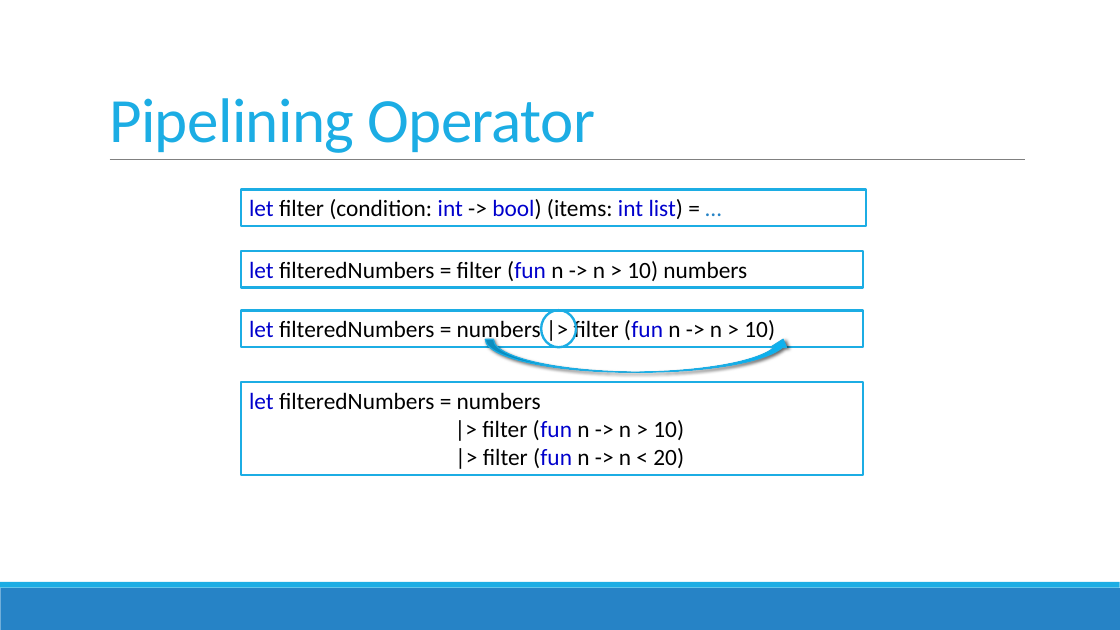
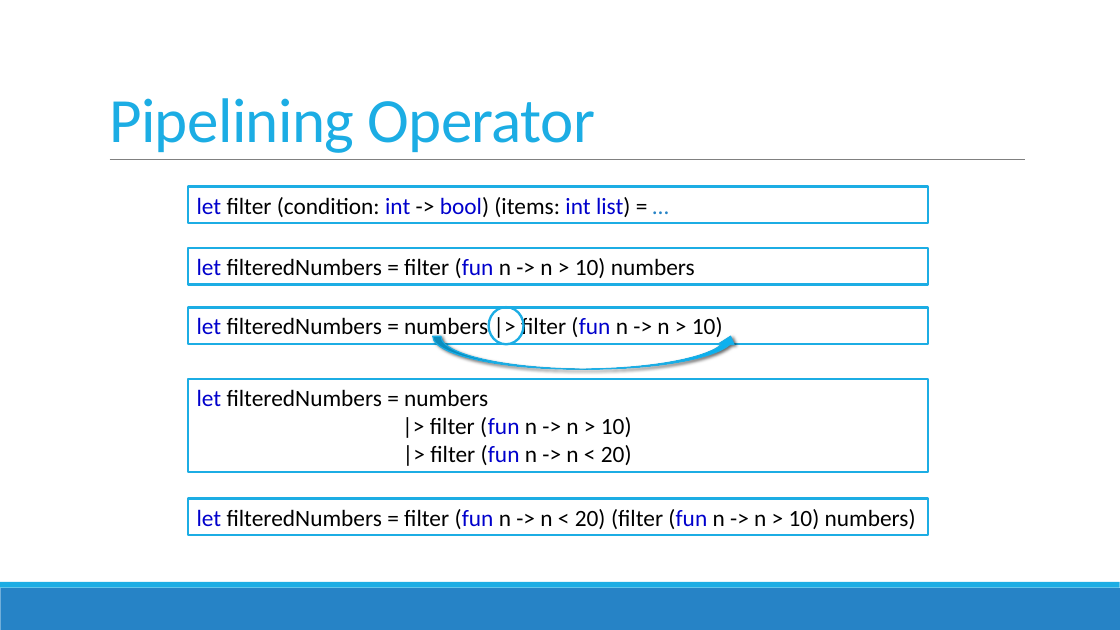
Before and after one commit to jorgef/fsharpworkshop, a slide deck: slide 22 of FSharpWorkshop_Slides.pptx. Drawn at 1120x630 pixels with LibreOffice and Linux fonts; fonts in the diff are those of the drawing. Boxes give left, top, right and bottom in pixels: in the first picture for what was removed or moved away, otherwise in the second. Text is boxed around its words. In the diff, an @@ line names an element or a change of style, - is before the commit and + after.

Commit message:
Improved some slides

```diff
--- a/FSharpWorkshop_Slides.pptx
+++ b/FSharpWorkshop_Slides.pptx
@@ rectangle "let filter (condition: int -> ...": place and size @@
-rectangle "let filter (condition: int -> ..." at (241,190,866,227)
+rectangle "let filter (condition: int -> ..." at (188,187,928,223)
@@ rectangle "let filteredNumbers = filter (fun ...": place and size @@
-rectangle "let filteredNumbers = filter (fun ..." at (241,251,864,288)
+rectangle "let filteredNumbers = filter (fun ..." at (188,248,928,285)
@@ rectangle "let filteredNumbers = numbers |> ...": place and size @@
-rectangle "let filteredNumbers = numbers |> ..." at (241,311,864,348)
+rectangle "let filteredNumbers = numbers |> ..." at (188,308,928,344)
@@ ellipse: place and size @@
-ellipse at (541,310,576,347)
+ellipse at (489,308,524,344)
@@ curved up arrow: place and size @@
-curved up arrow at (486,339,791,372)
+curved up arrow at (433,336,739,369)
@@ rectangle "let filteredNumbers = numbers": place and size @@
-rectangle "let filteredNumbers = numbers" at (241,381,864,475)
+rectangle "let filteredNumbers = numbers" at (188,379,928,472)
@@ rectangle added at (188,499,928,536), fill #FFFFFF, outline #1CADE4 2 pt, 20 pt, text #000000 @@
+let filteredNumbers = filter (fun n -> n < 20) (filter (fun n -> n > 10) numbers)
```
Also in this commit, not shown: 8 other slides changed, 1 other file.
